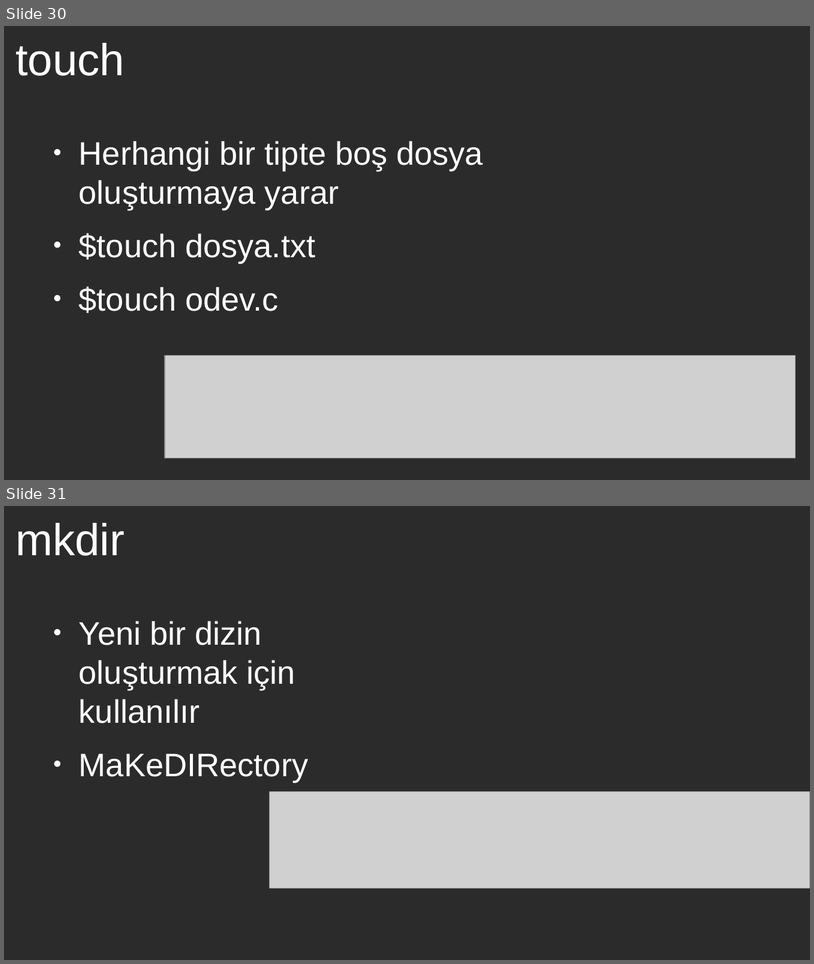
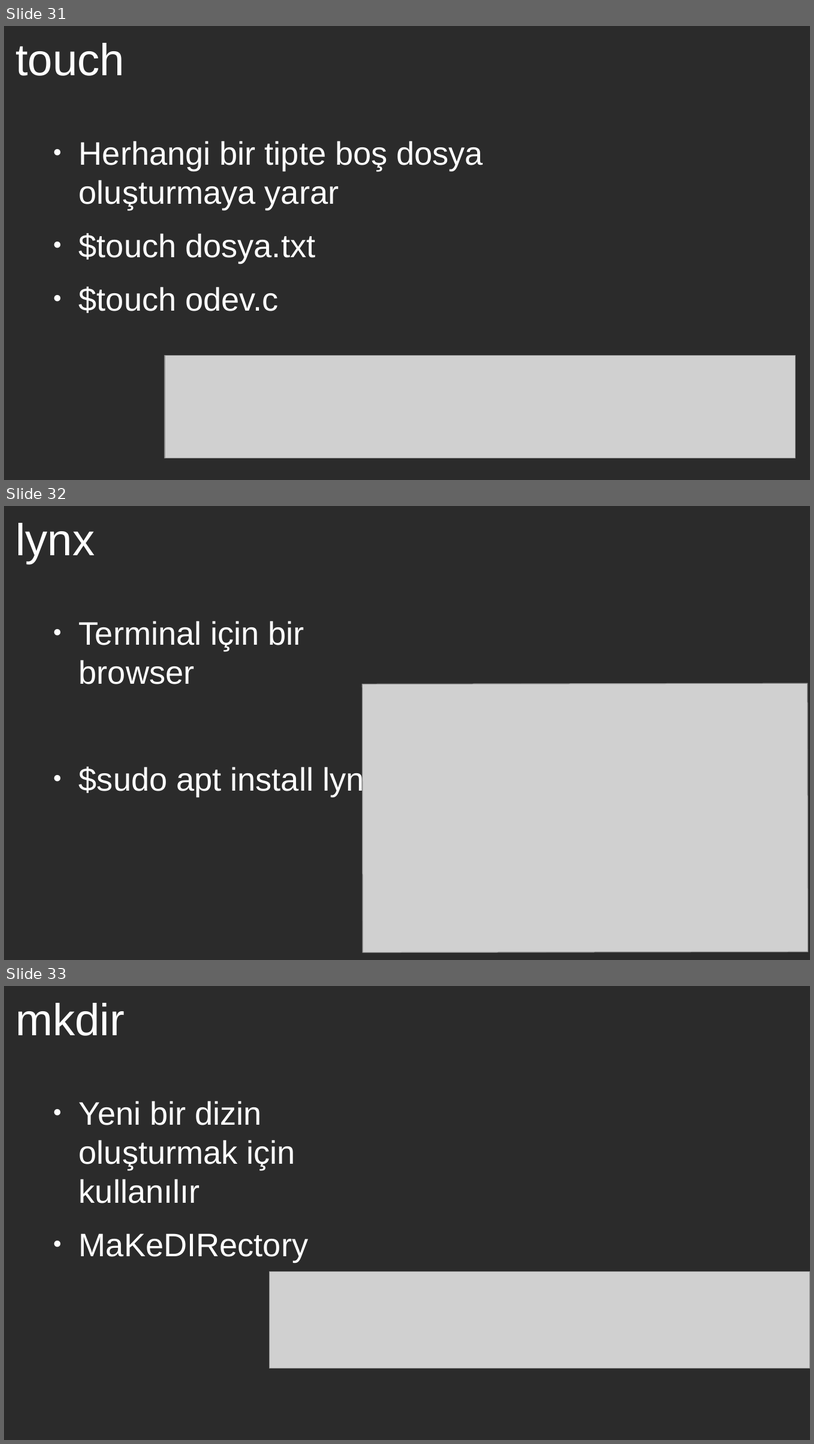
Before and after one commit to bengunur06/GNU-Linux-IEEE-CS, a slide deck: gnu-linux-2.odp. Shown one above the other, each under a label of ours: slides 30 and 31 before the commit, slides 31, 32 and 33 after it. The pictures are 814x964 and 814x1444 pixels, drawn with LibreOffice and Linux fonts; fonts in the diff are those of the drawing; grey boxes stand for pictures; background and template pictures are left out; a plain dark background stands for a picture behind light text. Boxes give left, top, right and bottom in pixels: in the first picture for what was removed or moved away, otherwise in the second. Text is boxed around its words. In the diff, an @@ line names an element or a change of style, - is before the commit and + after.

```diff
--- a/gnu-linux-2.odp
+++ b/gnu-linux-2.odp
@@ slide 32 added at (4, 506, 810, 960), background picture (left out) @@
@@ title added at (15, 523, 95, 564), 44 pt, text #FFFFFF @@
+lynx
@@ text added at (79, 621, 380, 796), 32 pt, text #FFFFFF @@
+● Terminal için bir browser
+● $sudo apt install lynx
@@ picture added at (362, 684, 809, 953) @@
@@ what was slide 30 is now slide 31 @@
@@ what was slide 31 is now slide 33 @@
```
Also in this commit, not shown: 4 other slides added, 1 slide removed, 1 other file.
